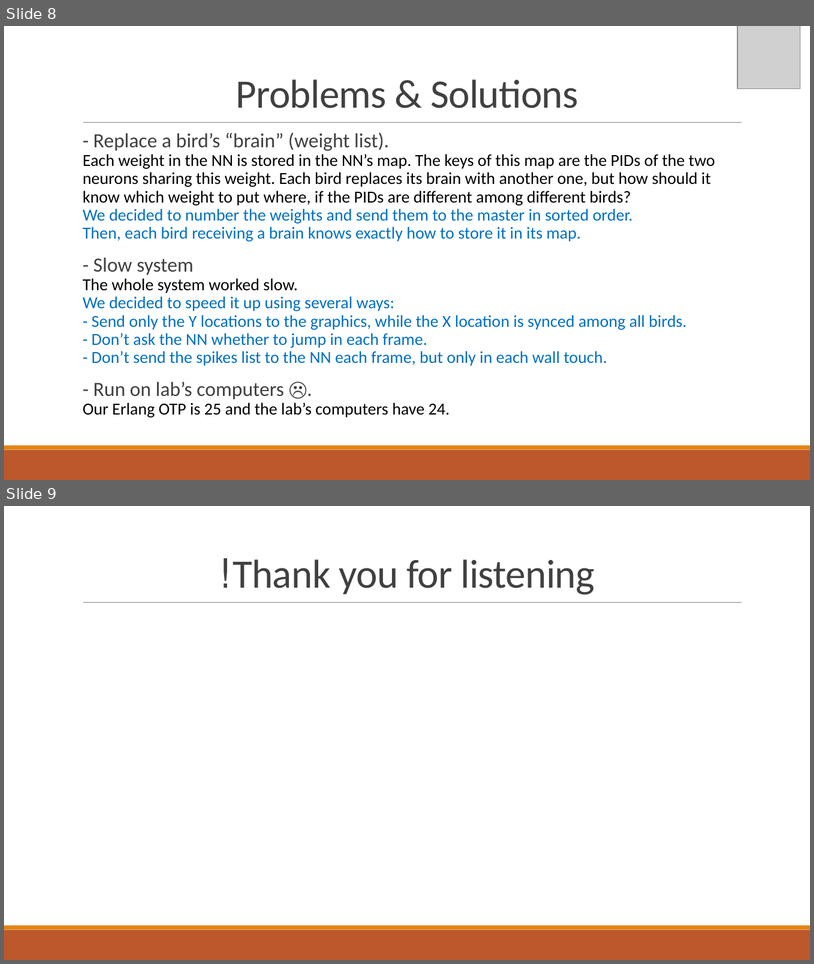
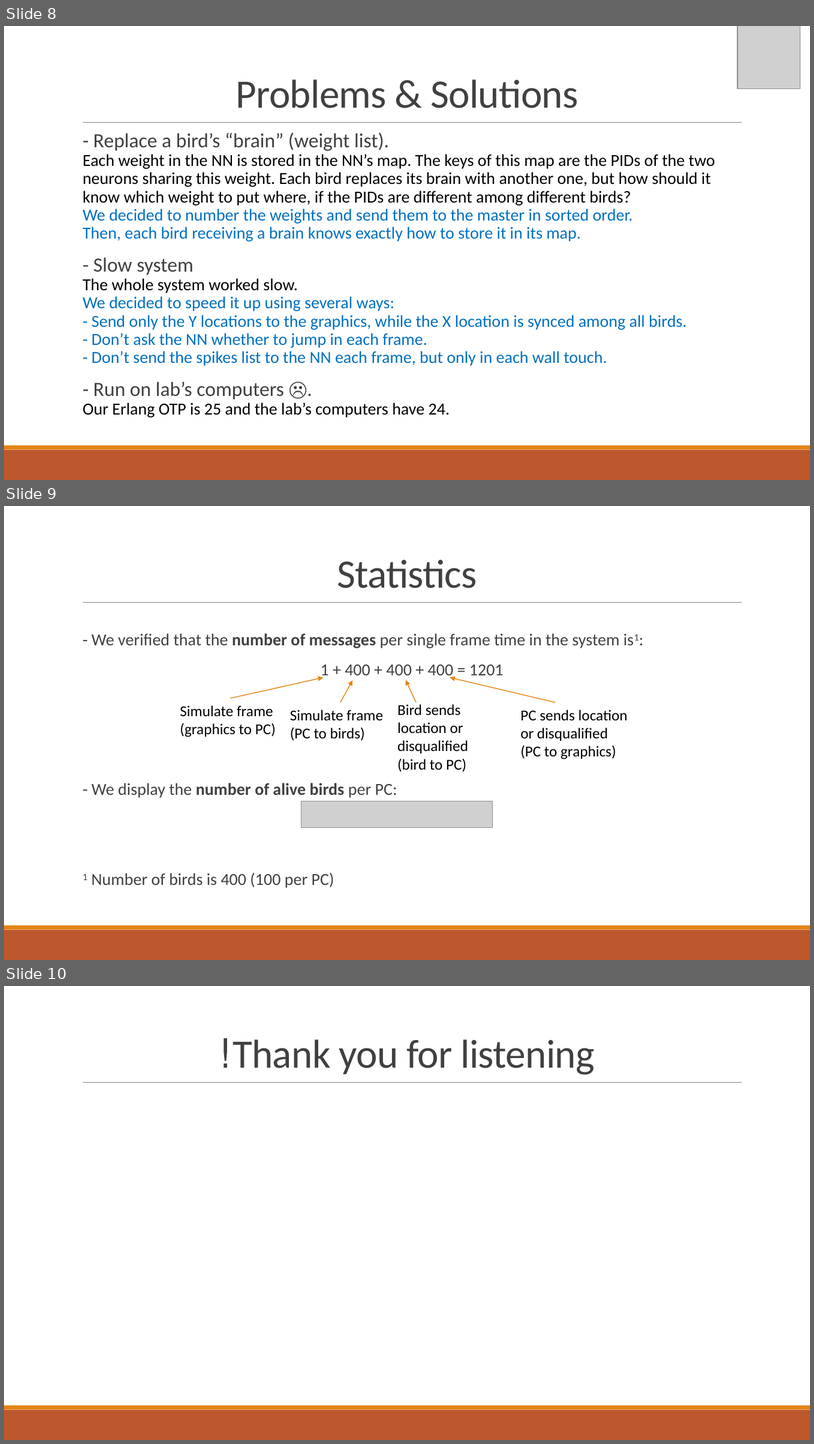
Before and after one commit to Tamir-Co/NeuroEvolutional-Dont-Touch-The-Spikes-with-Erlang, a slide deck: Reports/Final Project Presentation.pptx. Shown one above the other, each under a label of ours: slides 8 and 9 before the commit, slides 8, 9 and 10 after it. The pictures are 814x964 and 814x1444 pixels, drawn with LibreOffice and Linux fonts; fonts in the diff are those of the drawing; grey boxes stand for pictures. Boxes give left, top, right and bottom in pixels: in the first picture for what was removed or moved away, otherwise in the second. Text is boxed around its words. In the diff, an @@ line names an element or a change of style, - is before the commit and + after.

```diff
--- a/Reports/Final Project Presentation.pptx
+++ b/Reports/Final Project Presentation.pptx
@@ slide 9 added at (x1=4, y1=506, x2=810, y2=960), background #FFFFFF; not listed: 3 template elements that a slide beside it also shows @@
@@ title added at (x1=337, y1=559, x2=477, y2=588), 48 pt, text #404040 @@
+Statistics
@@ text added at (x1=83, y1=633, x2=620, y2=888), 20 pt, text #404040 @@
+  - We verified that the number of messages per single frame time in the system is1:
+  1 + 400 + 400 + 400 = 1201
+  - We display the number of alive birds per PC:
+  1 Number of birds is 400 (100 per PC)
@@ arrow added from (231, 699) to (323, 677), #E48312 1 pt @@
@@ arrow added from (341, 703) to (353, 680), #E48312 1 pt @@
@@ arrow added from (417, 703) to (405, 680), #E48312 1 pt @@
@@ arrow added from (556, 703) to (450, 677), #E48312 1 pt @@
@@ text added at (x1=180, y1=705, x2=276, y2=737), 18 pt, text #000000 @@
+Simulate frame
+(graphics to PC)
@@ text added at (x1=290, y1=709, x2=383, y2=741), 18 pt, text #000000 @@
+Simulate frame (PC to birds)
@@ text added at (x1=398, y1=704, x2=468, y2=772), 18 pt, text #000000 @@
+Bird sends location or disqualified (bird to PC)
@@ text added at (x1=521, y1=709, x2=628, y2=759), 18 pt, text #000000 @@
+PC sends location or disqualified
+(PC to graphics)
@@ picture added at (x1=301, y1=801, x2=493, y2=828) @@
@@ what was slide 9 is now slide 10 @@
```
Also in this commit, not shown: 1 slide changed, 1 other file.
